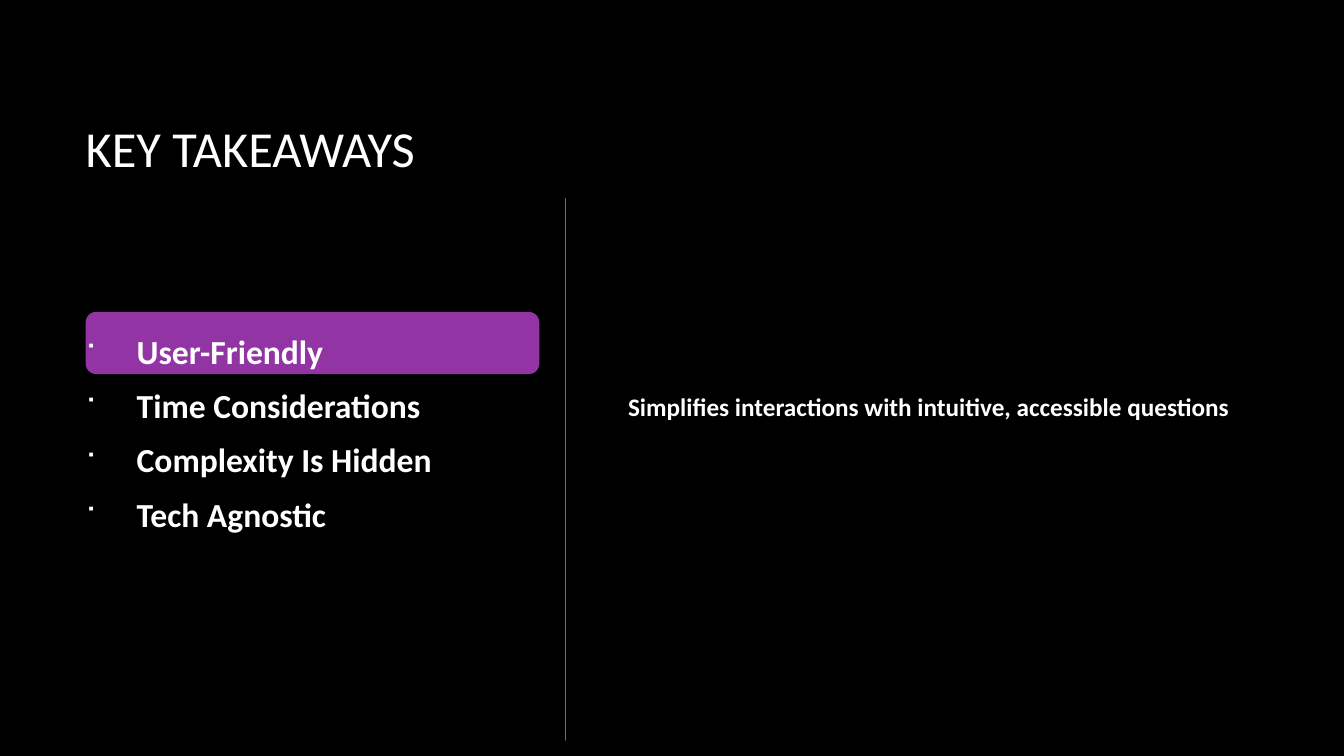
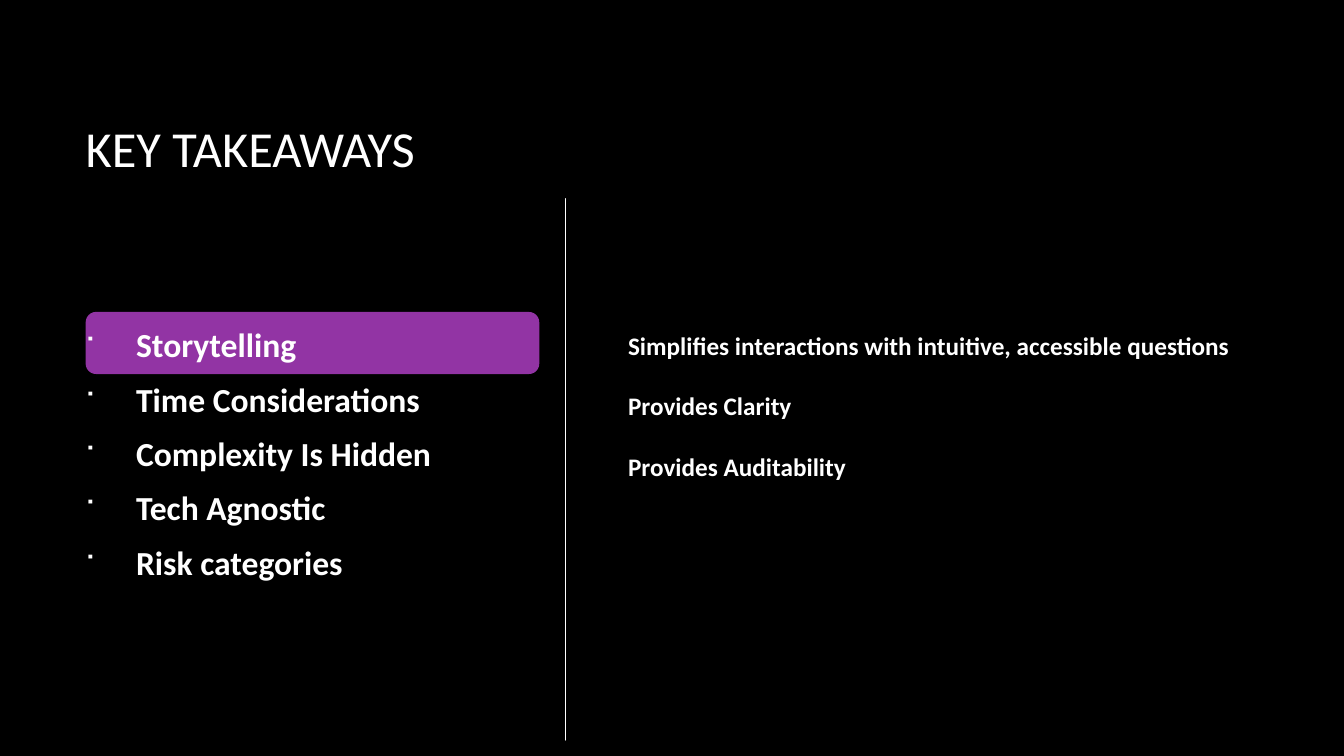
Before and after one commit to misge-dotcom/LSZ_2025, a slide deck: slide 11 of Cyber Risk from Theory to Practice LSZ2025.pptx. Drawn at 1344x756 pixels with LibreOffice and Linux fonts; fonts in the diff are those of the drawing; background and template pictures are left out. Boxes give left, top, right and bottom in pixels: in the first picture for what was removed or moved away, otherwise in the second. Text is boxed around its words. In the diff, an @@ line names an element or a change of style, - is before the commit and + after.

```diff
--- a/Cyber Risk from Theory to Practice LSZ2025.pptx
+++ b/Cyber Risk from Theory to Practice LSZ2025.pptx
@@ line (566, 199) - (566, 740): stroke #AC3EC1 0.75 pt to #FFFFFF 0.75 pt @@
@@ text "Storytelling": place and size @@
-text "Storytelling" at [137,340,431,533]
+text "Storytelling" at [136,333,431,581]
@@ text "Simplifies interactions with intuitive, accessible ...": place and size @@
-text "Simplifies interactions with intuitive, accessible ..." at [628,398,1228,420]
+text "Simplifies interactions with intuitive, accessible ..." at [628,337,1228,480]
@@ text at [136,333,296,363]: text changed @@
- User-Friendly
+ Storytelling
@@ text at [628,397,846,480]: paragraphs added @@
+Provides Clarity
+Provides Auditability
@@ text at [136,551,342,581]: paragraph added @@
+ Risk categories
```
Also in this commit, not shown: 8 other slides changed, 6 slides added, 5 slides removed.
